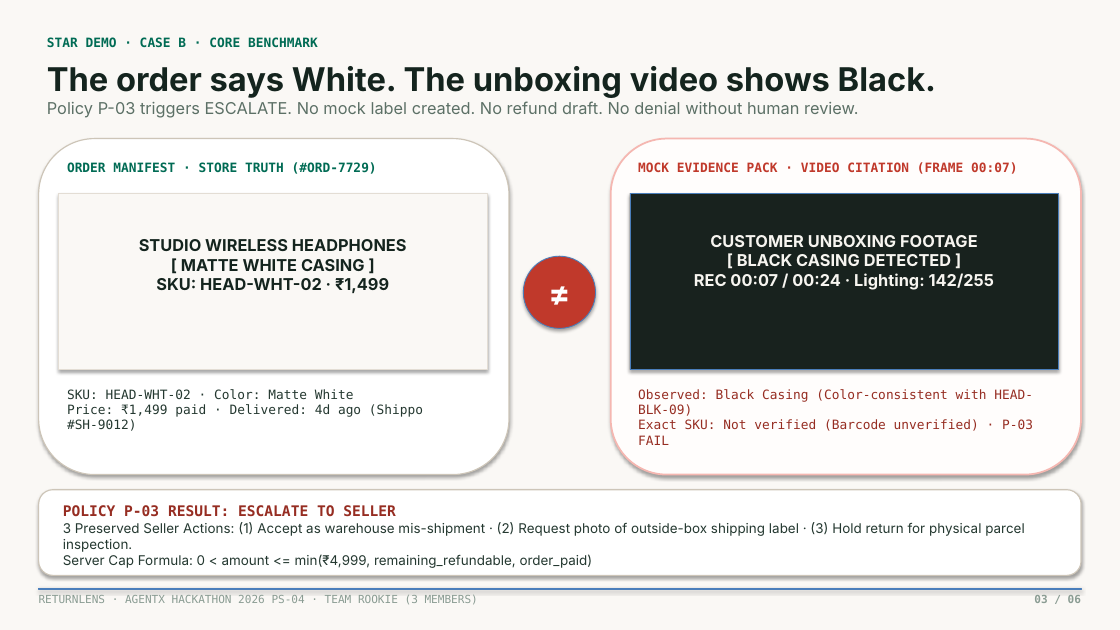
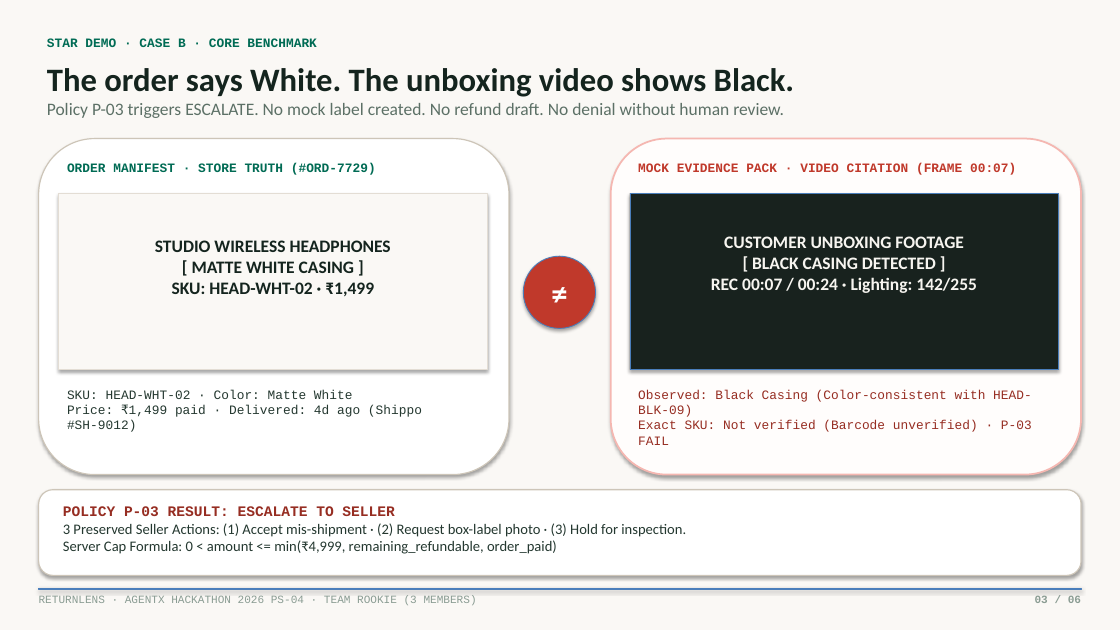
Before and after one commit to lenamkhanhh/hack4hack, a slide deck: slide 3 of ReturnLens_v5.pptx. Drawn at 1120x630 pixels with LibreOffice and Linux fonts; fonts in the diff are those of the drawing. Boxes give left, top, right and bottom in pixels: in the first picture for what was removed or moved away, otherwise in the second. Text is boxed around its words. In the diff, an @@ line names an element or a change of style, - is before the commit and + after.

Commit message:
feat(v6): create ReturnLens v6 visual redesign edition with rich mock evidence assets and 10/10 QA smoke suite

```diff
--- a/ReturnLens_v5.pptx
+++ b/ReturnLens_v5.pptx
@@ text "The order says White. The ..." at (x1=47, y1=68, x2=794, y2=118): font Inter to Calibri; size 14 to 15 pt in "Policy P-03 triggers ESCALATE. No mock label ..." @@
@@ text "STUDIO WIRELESS HEADPHONES [ MATTE ..." at (x1=155, y1=240, x2=391, y2=296): size 14 to 15 pt, font Inter to Calibri @@
@@ text "CUSTOMER UNBOXING FOOTAGE [ BLACK ..." at (x1=711, y1=236, x2=977, y2=293): size 14 to 15 pt, font Inter to Calibri @@
@@ ellipse "≠" at (x1=523, y1=256, x2=596, y2=329): font Inter to Calibri @@
@@ text at (x1=63, y1=506, x2=394, y2=516): font DejaVu Sans Mono to Courier New in "POLICY P-03 RESULT: ESCALATE TO SELLER" @@
@@ text at (x1=63, y1=523, x2=686, y2=554): text changed; size 11.5 to 12.5 pt; font Inter to Calibri @@
-3 Preserved Seller Actions: (1) Accept as warehouse mis-shipment · (2) Request photo of outside-box shipping label · (3) Hold return for physical parcel inspection.
-Server Cap Formula: 0 < amount <= min(₹4,999, remaining_refundable, order_paid)
+3 Preserved Seller Actions: (1) Accept mis-shipment · (2) Request box-label photo · (3) Hold for inspection.
+Server Cap Formula: 0 < amount <= min(₹4,999, remaining_refundable, order_paid)
@@ font DejaVu Sans Mono to Courier New in 7 elements at (x1=47, y1=38, x2=316, y2=47), (x1=67, y1=163, x2=376, y2=175), (x1=67, y1=389, x2=422, y2=432), (x1=638, y1=163, x2=1016, y2=175), (x1=638, y1=389, x2=1032, y2=445), (x1=39, y1=595, x2=477, y2=605), (x1=1035, y1=596, x2=1081, y2=603) @@
```
Also in this commit, not shown: 5 other slides changed, 14 other files.
